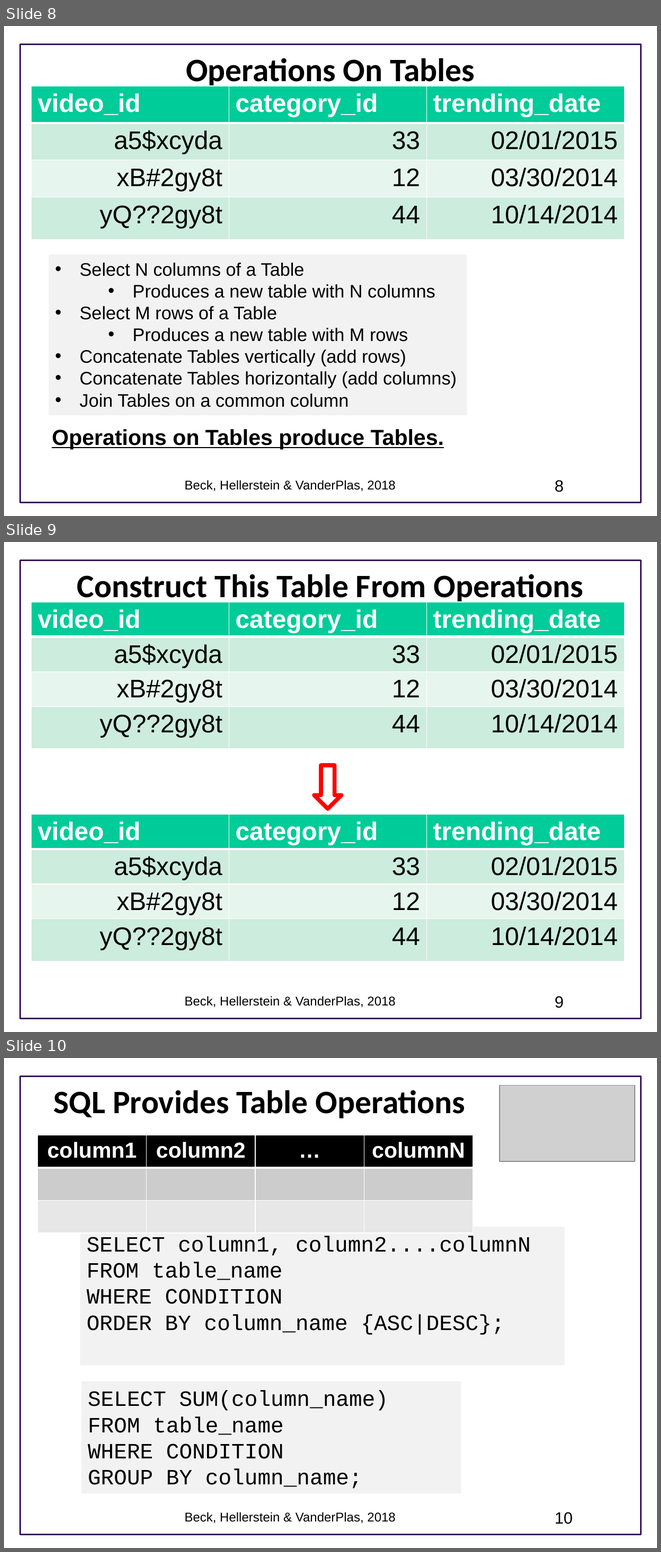
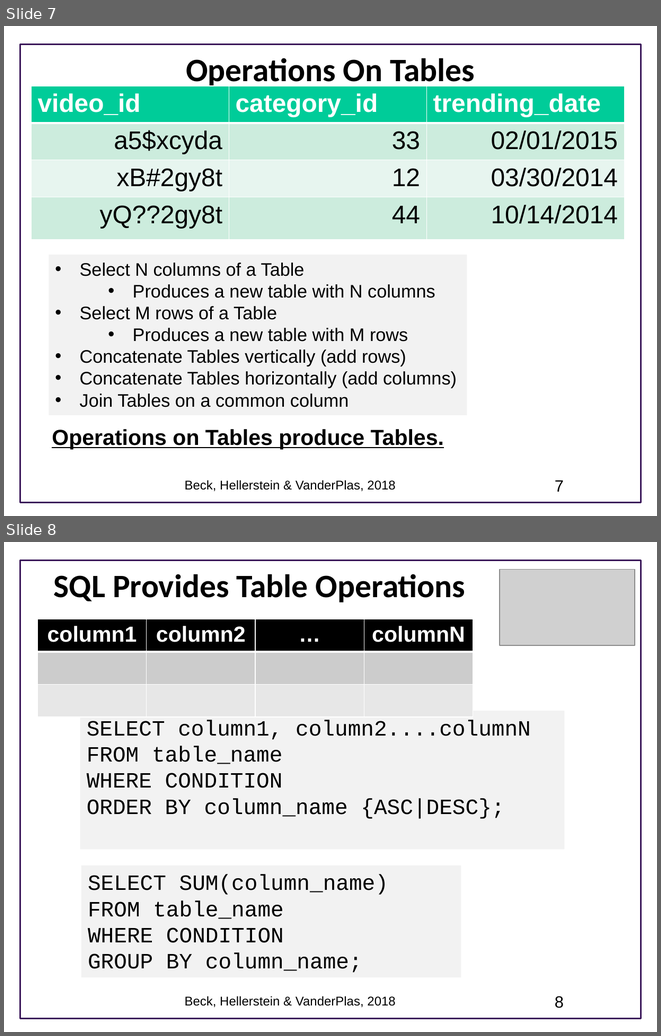
Before and after one commit to UWSEDS/LectureNotes, a slide deck: Data-Essentials/01c-Data-Essentials.pptx. Shown one above the other, each under a label of ours: slides 8, 9 and 10 before the commit, slides 7 and 8 after it. The pictures are 661x1552 and 661x1036 pixels, drawn with LibreOffice and Linux fonts; fonts in the diff are those of the drawing; grey boxes stand for pictures; background and template pictures are left out. Boxes give left, top, right and bottom in pixels: in the first picture for what was removed or moved away, otherwise in the second. Text is boxed around its words. In the diff, an @@ line names an element or a change of style, - is before the commit and + after.

```diff
--- a/Data-Essentials/01c-Data-Essentials.pptx
+++ b/Data-Essentials/01c-Data-Essentials.pptx
@@ slide 9 removed at box(4, 542, 657, 1032), background #FFFFFF; not listed: 1 template element that a slide beside it also shows @@
@@ title removed at box(77, 574, 583, 605) @@
-Construct This Table From Operations
@@ table removed at box(32, 602, 625, 756), 4 rows, 3 columns @@
-video_id | category_id | trending_date
-a5$xcyda | 33 | 02/01/2015
-xB#2gy8t | 12 | 03/30/2014
-yQ??2gy8t | 44 | 10/14/2014
@@ down arrow removed at box(314, 765, 342, 809) @@
@@ table removed at box(32, 814, 625, 968), 4 rows, 3 columns @@
-video_id | category_id | trending_date
-a5$xcyda | 33 | 02/01/2015
-xB#2gy8t | 12 | 03/30/2014
-yQ??2gy8t | 44 | 10/14/2014
@@ text removed at box(185, 996, 395, 1007) @@
-Beck, Hellerstein & VanderPlas, 2018
@@ page number removed at box(555, 996, 564, 1008) @@
-9
@@ what was slide 8 is now slide 7 @@
@@ page number at box(555, 480, 564, 491): text changed @@
-8
+7
@@ what was slide 10 is now slide 8 @@
@@ page number at box(555, 996, 564, 1008): text changed @@
-10
+8
```
Also in this commit, not shown: 6 slides changed, 1 other slide removed.
